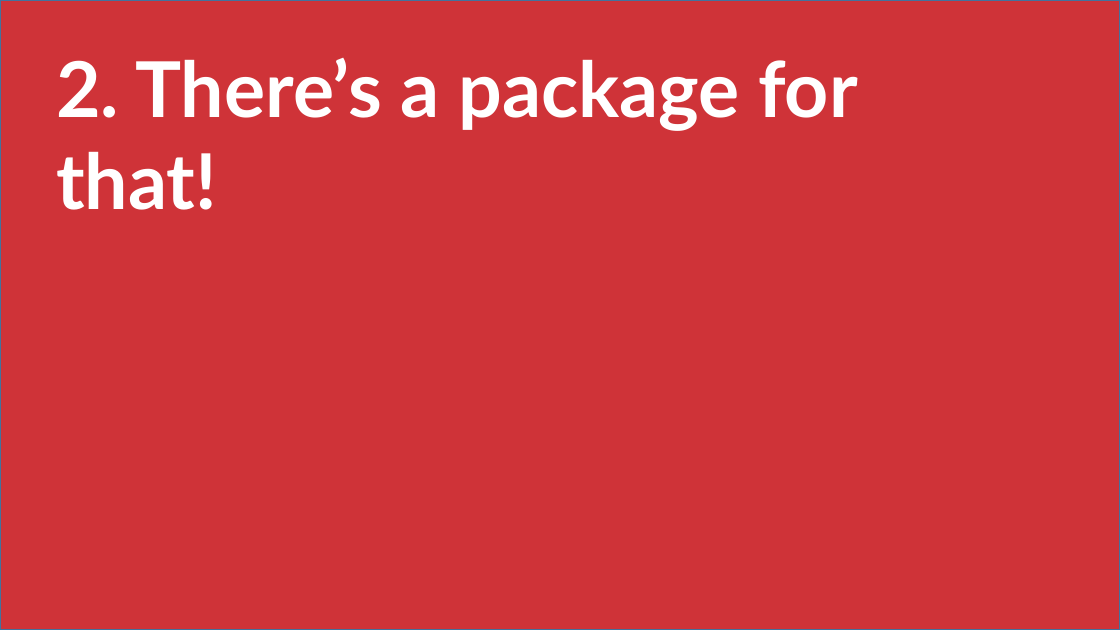
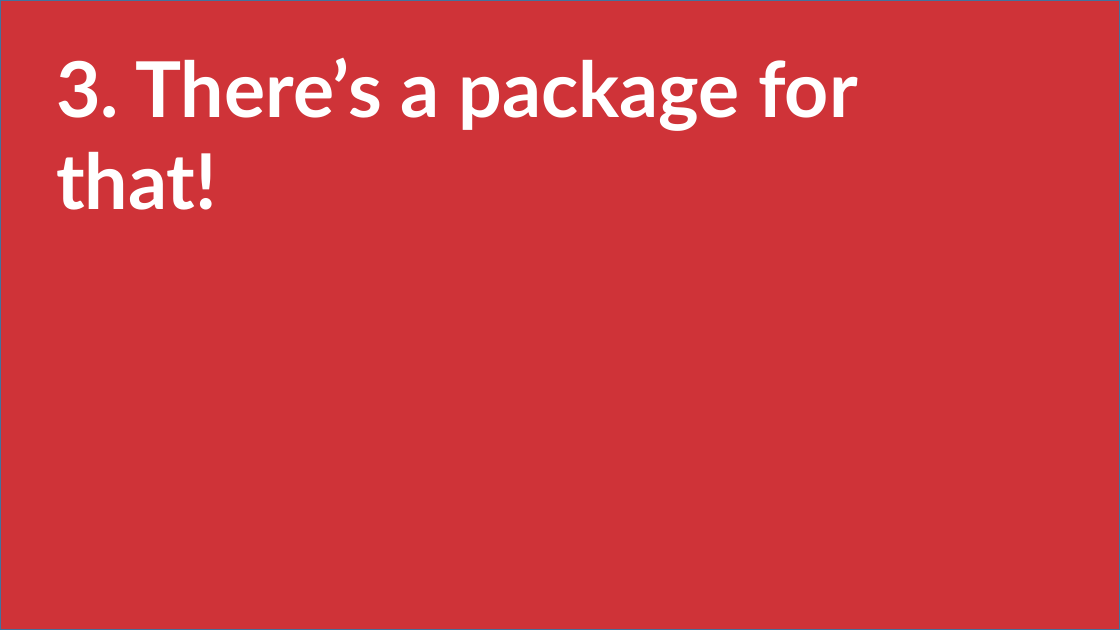
Before and after one commit to stringfestdata/ms-excel-toronto-python, a slide deck: slide 10 of toronto-five-things-excel-python.pptx (slide 6 before the commit). Drawn at 1120x630 pixels with LibreOffice and Linux fonts; fonts in the diff are those of the drawing. Boxes give left, top, right and bottom in pixels: in the first picture for what was removed or moved away, otherwise in the second. Text is boxed around its words. In the diff, an @@ line names an element or a change of style, - is before the commit and + after.

```diff
--- a/toronto-five-things-excel-python.pptx
+++ b/toronto-five-things-excel-python.pptx
@@ text at (x1=56, y1=58, x2=857, y2=210): text changed @@
-2. There’s a package for that!
+3. There’s a package for that!
```
Also in this commit, not shown: 4 other slides changed, 8 slides added, 17 slides removed, 3 other files.
